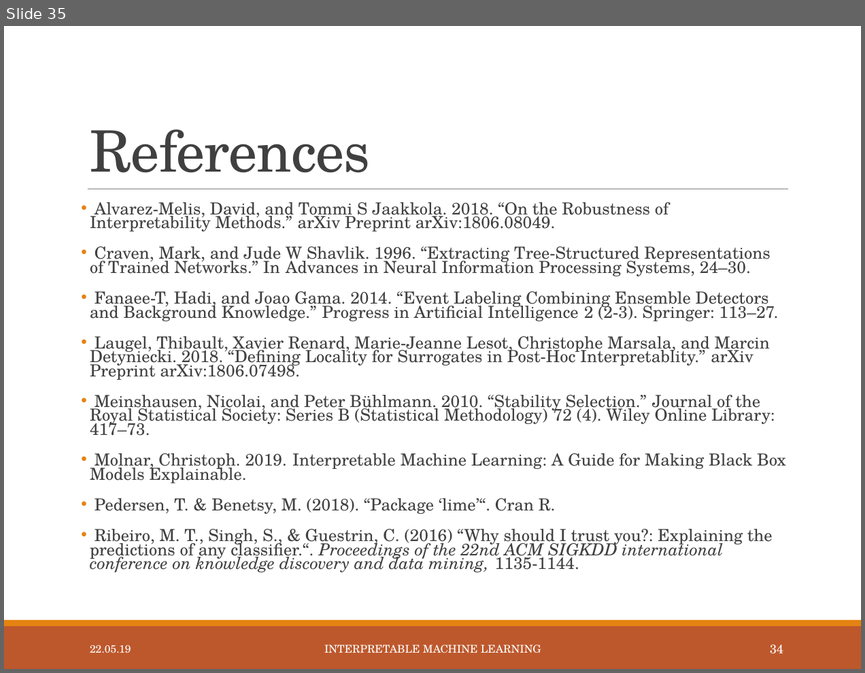
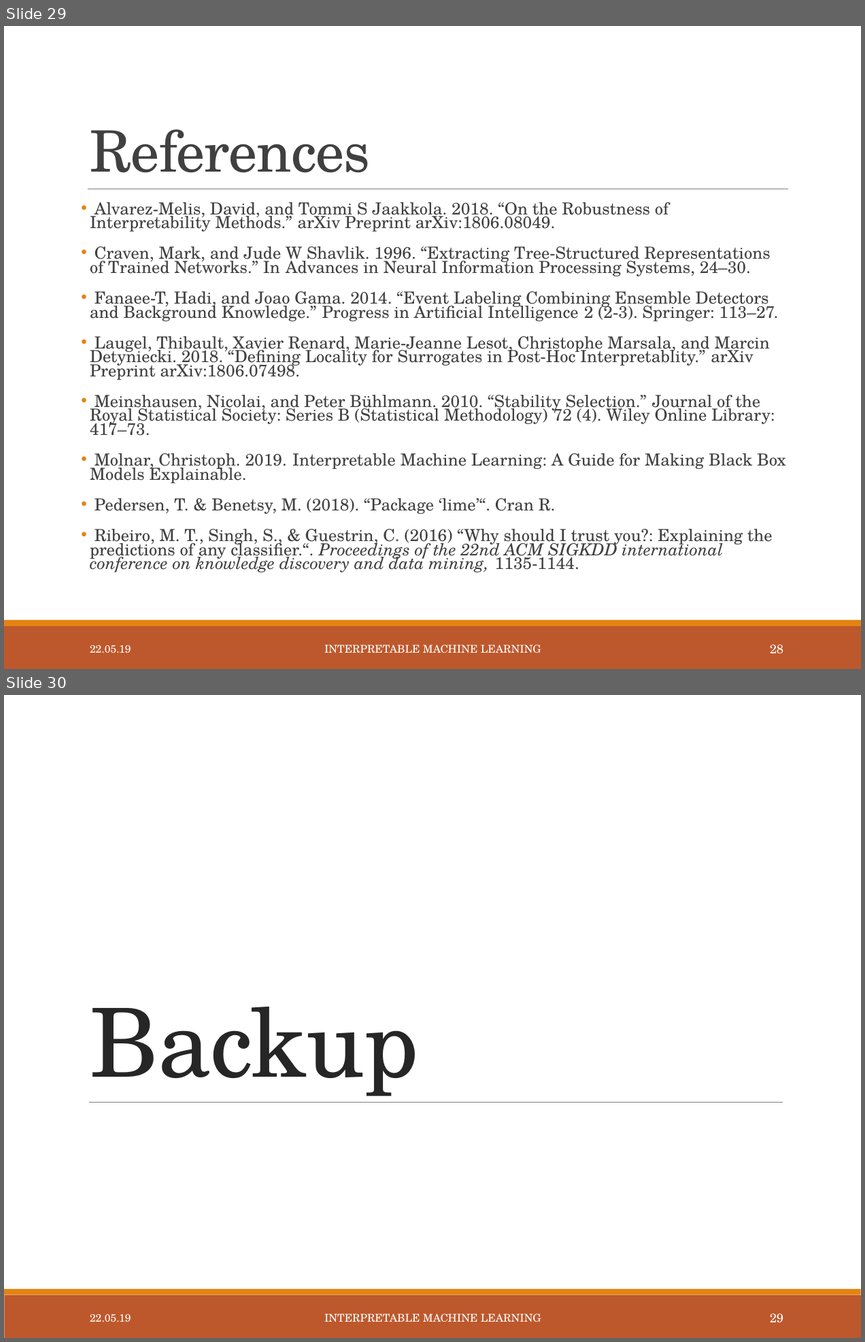
Before and after one commit to slds-lmu/iml_methods_limitations, a slide deck: Slides/LIME-neighbourhood.pptx. Shown one above the other, each under a label of ours: slide 35 before the commit, slides 29 and 30 after it. The pictures are 865x673 and 865x1342 pixels, drawn with LibreOffice and Linux fonts; fonts in the diff are those of the drawing. Boxes give left, top, right and bottom in pixels: in the first picture for what was removed or moved away, otherwise in the second. Text is boxed around its words. In the diff, an @@ line names an element or a change of style, - is before the commit and + after.

```diff
--- a/Slides/LIME-neighbourhood.pptx
+++ b/Slides/LIME-neighbourhood.pptx
@@ slide 30 added at <box>4,695,861,1338</box>, background #FFFFFF; not listed: 2 template elements that a slide beside it also shows @@
@@ title added at <box>90,1006,419,1102</box>, 80 pt, text #262626 @@
+Backup
@@ line added from (89, 1102) to (783, 1102), #808080 0.5 pt @@
@@ text added at <box>90,1314,131,1321</box>, 9 pt, text #FFFFFF @@
+22.05.19
@@ text added at <box>324,1313,541,1321</box>, 9 pt, text #FFFFFF @@
+INTERPRETABLE MACHINE LEARNING
@@ page number added at <box>770,1313,783,1323</box>, 10.5 pt, text #FFFFFF @@
+29
@@ what was slide 35 is now slide 29 @@
@@ page number at <box>770,644,783,654</box>: text changed @@
-34
+28
```
Also in this commit, not shown: 2 slides changed, 1 other slide added, 1 other file.
